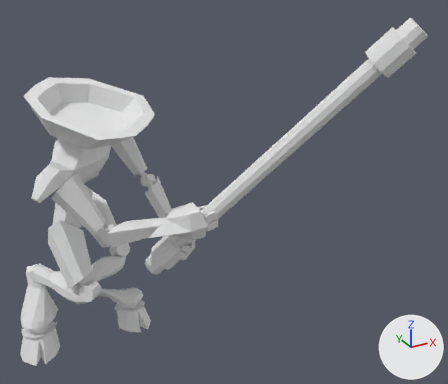
What one commit did to the FBX model Assets/Resources/Models/FBX/Entities/Manticore.fbx.
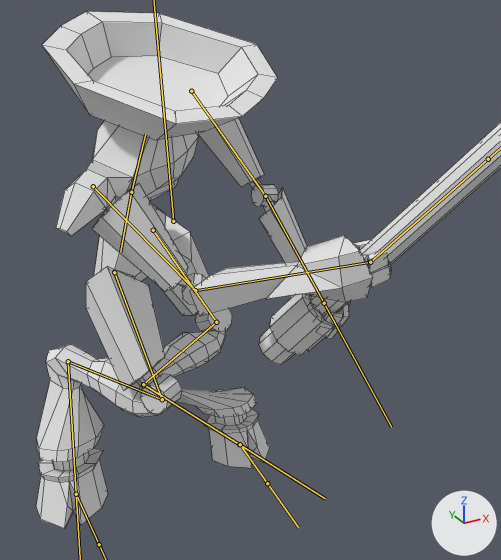
Old and new are each drawn whole from a 50 mm camera at (-2.46, -9.76, 7.32) aimed at (2.08, -1.5, 3.19) and again close up on the part from 0% to 62% of the width and 18% to 100% of the height. Every picture has the same lights, and +X, +Y and +Z are marked at lower right. Both versions are drawn at frame 1 of the action 'Armature|5.ManticoreBackParrySwing'; the numbers are the values there. The bones that bend it are drawn over the model as lines in the close-ups. The close-ups show mesh edges as thin lines.

In view in the first close-up: 'Manticore'.
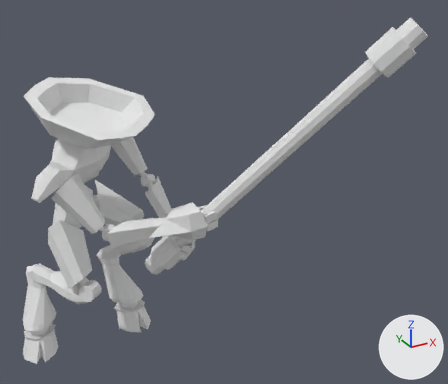
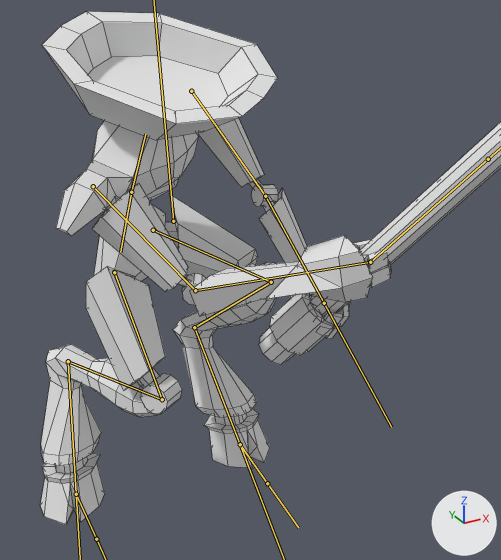
The edits, one by one:
Bone 'UpperLeg.L' (bone_upperleg_l) turns from (-29, -59, 21) to (25, -5, -31) degrees about its own x, y and z.
Bone 'Calf.L' (bone_calf_l) turns from (-4, 1, 15) to (17, 5, 8) degrees about its own x, y and z.
Bone 'Hoof.L' (bone_hoof_l) turns from (26, 2, -7) to (-10, 1, -7) degrees about its own x, y and z.
Bone 'Foot.R' (bone_foot_r) is rescaled from (1.12, 1.12, 1.12) to (1.0, 1.0, 1.0).

Changed parts and their boxes (x1, y1, x2, y2) in the close-ups (501 x 560 px):
'Manticore', posed: before (36, 11, 501, 528); after (40, 11, 501, 525)
bone 'UpperLeg.L', root to tip: before (153, 230) to (216, 322); after (153, 230) to (271, 282)
bone 'Calf.L', root to tip: before (216, 322) to (143, 384); after (271, 282) to (194, 327)
bone 'Hoof.L', root to tip: before (143, 384) to (239, 444); after (194, 327) to (240, 444)
bone 'Foot.R', root to tip: before (76, 494) to (99, 544); after (76, 494) to (96, 539)
